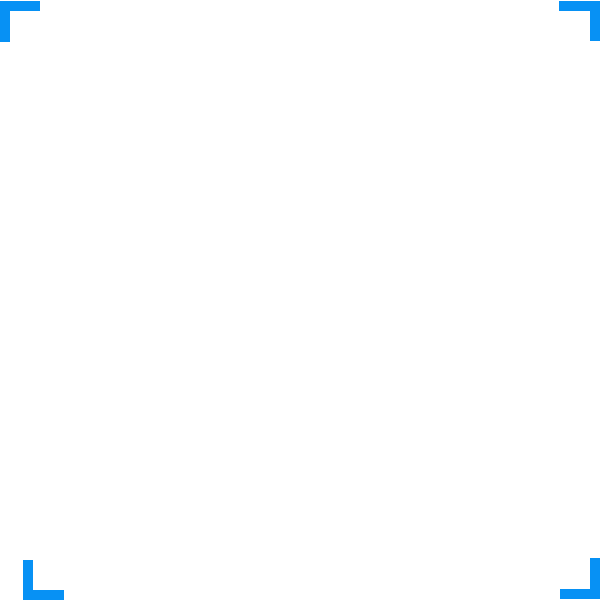
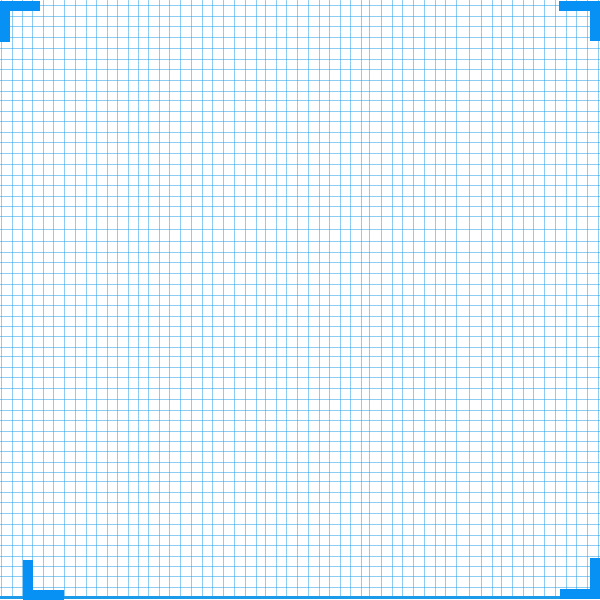
The second (600, 600) image is a revision of the first. Changes to its layers:
showed group "组 2" (115 layers) over [0,0,600,599]
